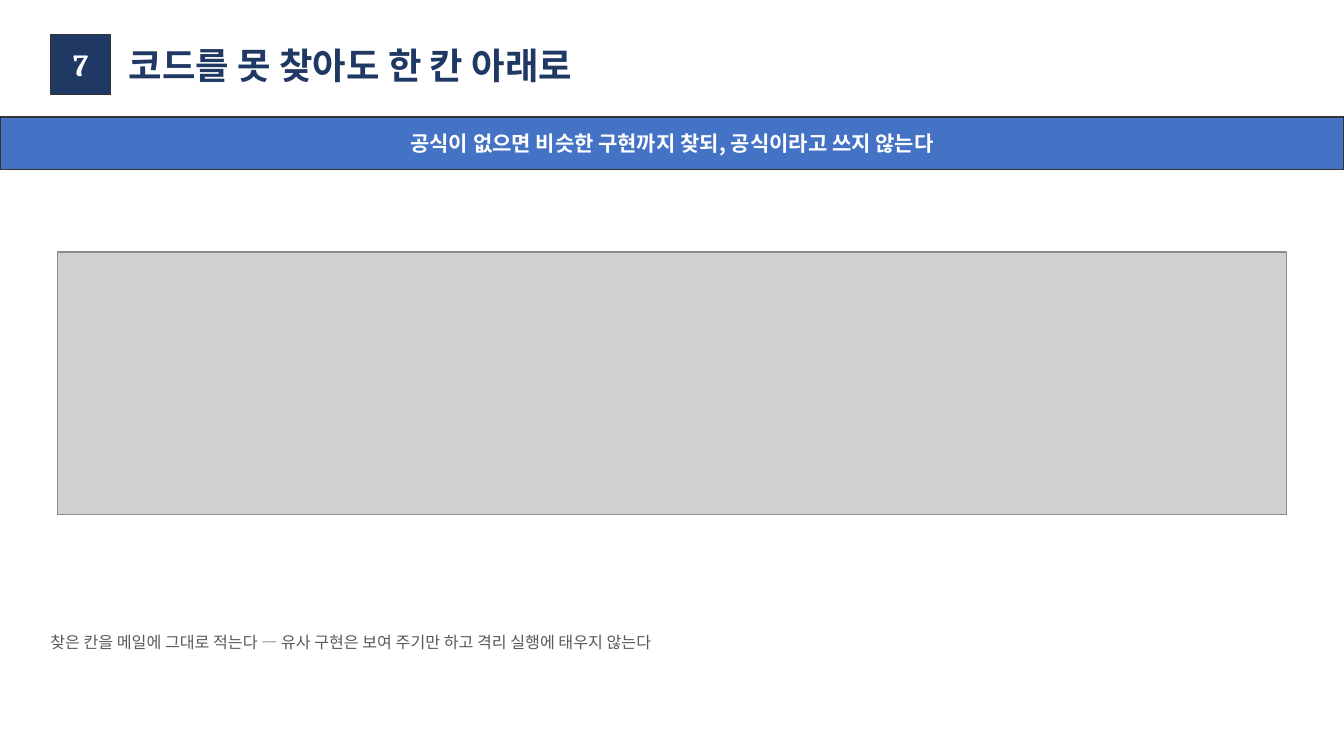
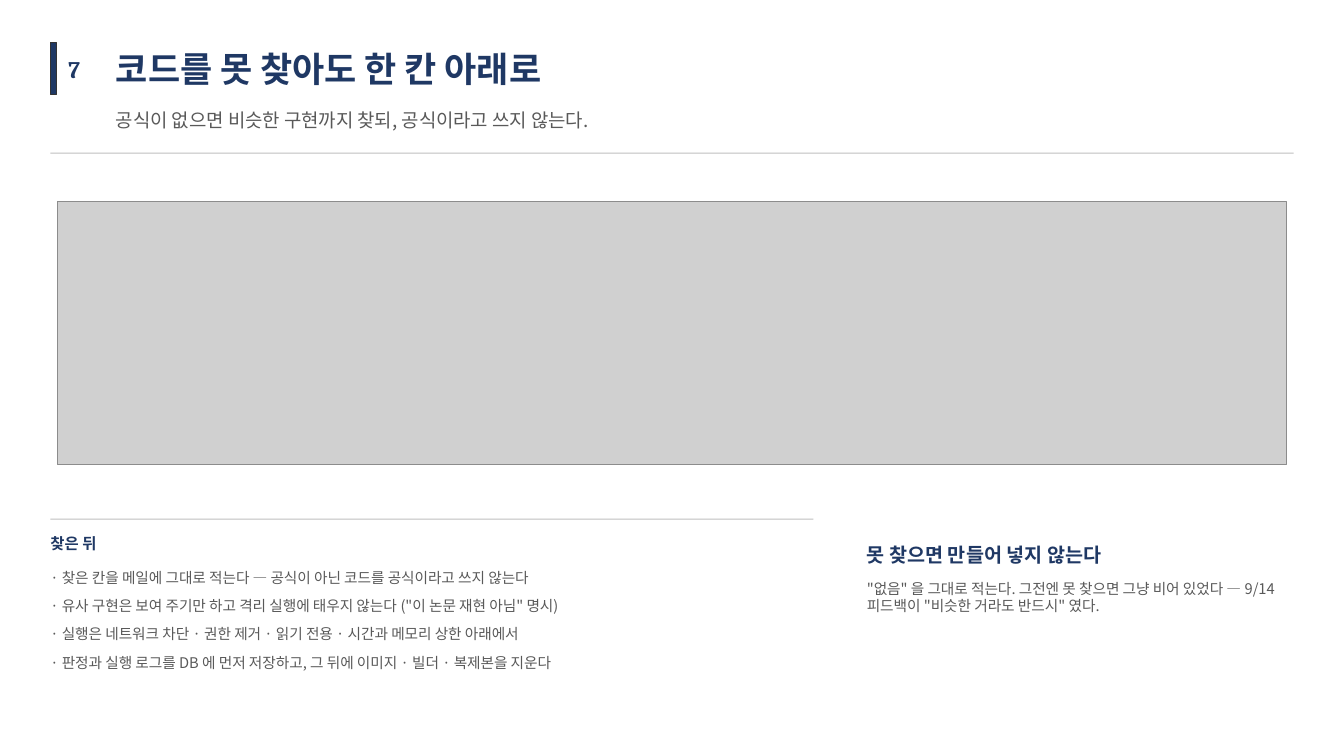
Before and after one commit to moon201595/agent, a slide deck: slide 8 of docs/diagrams_feedback_2026-09-17/피드백_반영_보고_2026-09-20.pptx. Drawn at 1344x756 pixels with LibreOffice and Linux fonts; fonts in the diff are those of the drawing; grey boxes stand for pictures. Boxes give left, top, right and bottom in pixels: in the first picture for what was removed or moved away, otherwise in the second. Text is boxed around its words. In the diff, an @@ line names an element or a change of style, - is before the commit and + after.

```diff
--- a/docs/diagrams_feedback_2026-09-17/피드백_반영_보고_2026-09-20.pptx
+++ b/docs/diagrams_feedback_2026-09-17/피드백_반영_보고_2026-09-20.pptx
@@ rectangle: place and size @@
-rectangle at [50,34,111,95]
+rectangle at [50,42,56,95]
@@ text "7": place and size @@
-text "7" at [73,55,88,77]
+text "7" at [68,62,80,78]
@@ text "7" at [68,62,80,78]: size 22 to 17 pt, text colour #FFFFFF to #1F3864; alignment centre to left @@
@@ text "코드를 못 찾아도 한 칸 ...": place and size @@
-text "코드를 못 찾아도 한 칸 ..." at [129,48,572,83]
+text "코드를 못 찾아도 한 칸 ..." at [116,52,541,85]
@@ text "코드를 못 찾아도 한 칸 ..." at [116,52,541,85]: size 26 to 25 pt @@
@@ rectangle removed at [0,117,1344,169] @@
@@ text at [116,111,588,131]: text changed; size 15 to 13.5 pt; text colour #FFFFFF to #595959; bold off @@
-공식이 없으면 비슷한 구현까지 찾되, 공식이라고 쓰지 않는다
+공식이 없으면 비슷한 구현까지 찾되, 공식이라고 쓰지 않는다.
@@ line added from (50, 153) to (1294, 153), #BFBFBF 0.75 pt @@
@@ picture: place and size @@
-picture at [57,252,1288,515]
+picture at [57,202,1288,465]
@@ line added from (50, 519) to (814, 519), #BFBFBF 0.75 pt @@
@@ text added at [50,536,96,551], 11 pt, text #1F3864, bold @@
+찾은 뒤
@@ text added at [867,545,1101,564], 14 pt, text #1F3864, bold @@
+못 찾으면 만들어 넣지 않는다
@@ text at [62,599,559,614]: text changed; size 11.5 to 10.5 pt @@
-찾은 칸을 메일에 그대로 적는다 — 유사 구현은 보여 주기만 하고 격리 실행에 태우지 않는다
+· 유사 구현은 보여 주기만 하고 격리 실행에 태우지 않는다 ("이 논문 재현 아님" 명시)
@@ text added at [62,571,528,584], 10.5 pt, text #595959 @@
+· 찾은 칸을 메일에 그대로 적는다 — 공식이 아닌 코드를 공식이라고 쓰지 않는다
@@ text added at [867,582,1275,612], 10.5 pt, text #595959 @@
+"없음" 을 그대로 적는다. 그전엔 못 찾으면 그냥 비어 있었다 — 9/14 피드백이 "비슷한 거라도 반드시" 였다.
@@ text added at [62,627,519,640], 10.5 pt, text #595959 @@
+· 실행은 네트워크 차단 · 권한 제거 · 읽기 전용 · 시간과 메모리 상한 아래에서
@@ text added at [62,656,551,671], 10.5 pt, text #595959 @@
+· 판정과 실행 로그를 DB 에 먼저 저장하고, 그 뒤에 이미지 · 빌더 · 복제본을 지운다
```
Also in this commit, not shown: 11 other slides changed, 3 other files.
